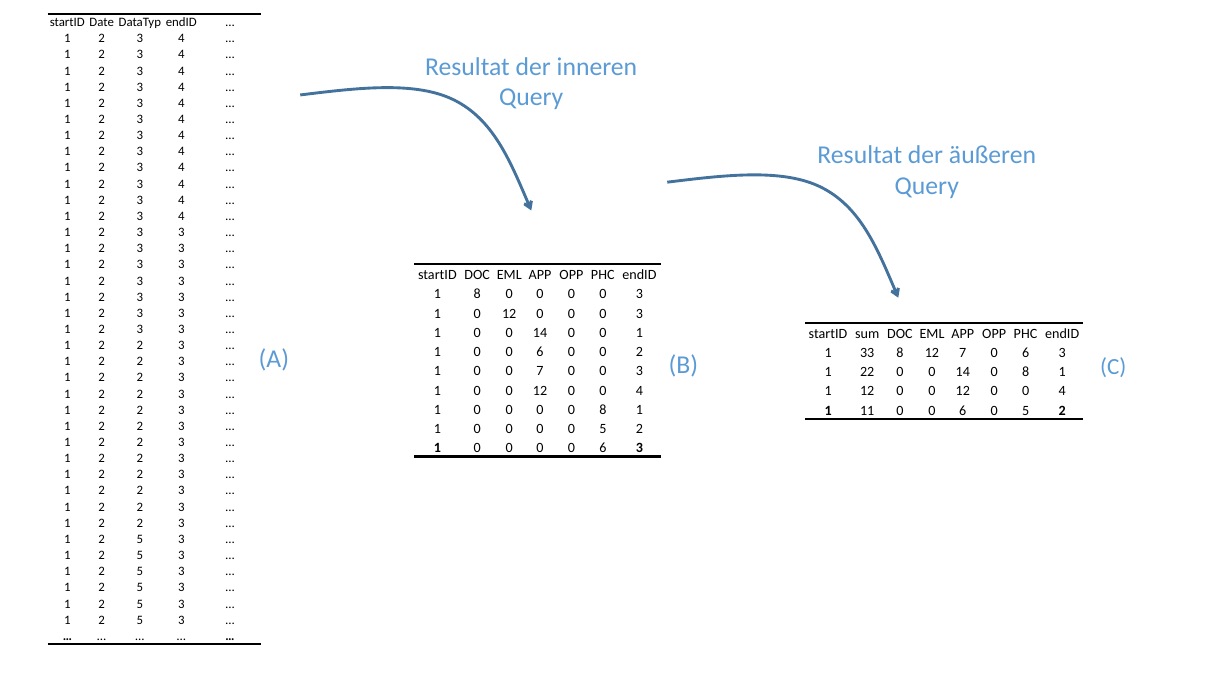
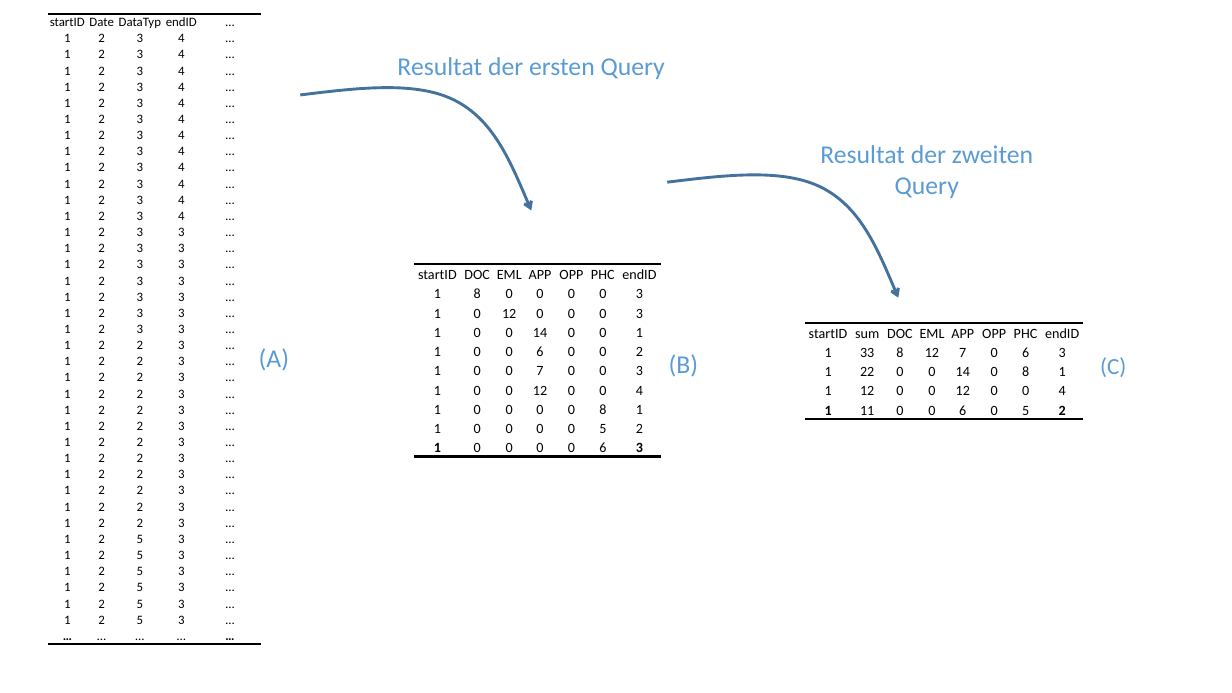
Before and after one commit to tebe1011/Bachelorarbeit, a slide deck: slide 1 of manuels/sql_abfrage.pptx. Drawn at 1232x693 pixels with LibreOffice and Linux fonts; fonts in the diff are those of the drawing. Boxes give left, top, right and bottom in pixels: in the first picture for what was removed or moved away, otherwise in the second. Text is boxed around its words. In the diff, an @@ line names an element or a change of style, - is before the commit and + after.

```diff
--- a/manuels/sql_abfrage.pptx
+++ b/manuels/sql_abfrage.pptx
@@ text at (397,57,665,79): text changed @@
-Resultat der inneren Query
+Resultat der ersten Query
@@ text at (820,145,1033,198): text changed @@
-Resultat der äußeren Query
+Resultat der zweiten Query
```
Also in this commit, not shown: 25 other files.
